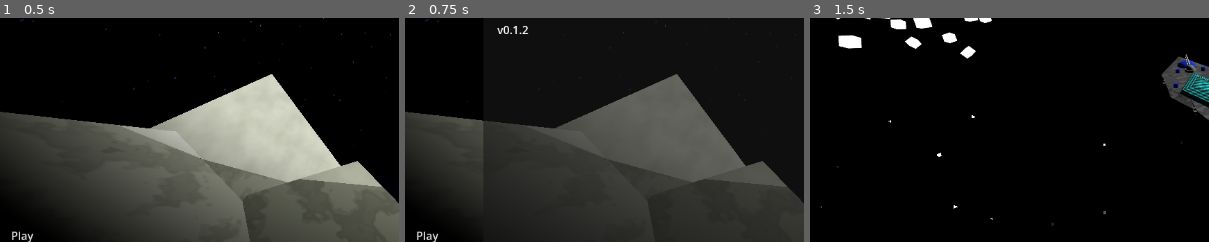
Above: before the commit, frames 1-3 (left to right).
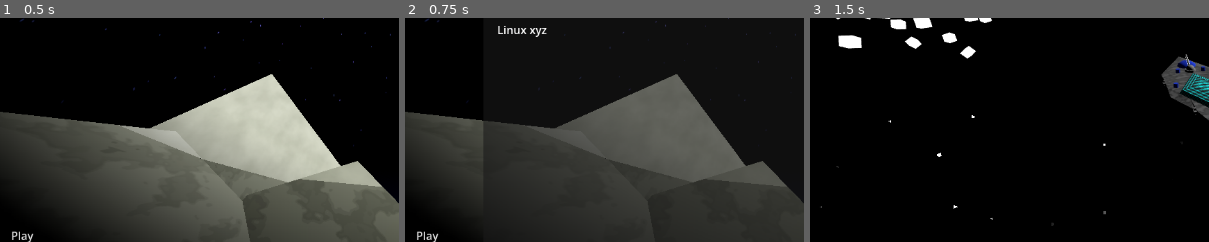
Above: after the commit, the same moments.

Repository: Ortley/black-hole-stars
Game: Godot game, scene res://scene/init.tscn
Same seed, same stepped clock (60 frames per second), same inputs: the game is played once before the commit and once after it. The engine's default icon, where the game draws it, is replaced by a stand-in: a white triangle on a blue panel in a dark square.
Inputs:
- Up to frame 1 (0.5 s): no input
- Up to frame 2 (0.75 s): click "Credits" at 0.5 s
- Up to frame 3 (1.5 s): click "Play" at 1.25 s
The pictures show only the part of the screen within x 1-51%, y 35-84%; the shares and areas given below are measured in that part.

Frame 1 is identical in both runs. In frame 2, 0.3% of the frame differs, in the area x 23-36%, y 3-9%; in frame 3, nothing differs.

Commit message:
put real project version onto credits

Diff:
--- a/project.godot
+++ b/project.godot
@@ -11,6 +11,7 @@
 [application]
 
 config/name="black-hole-stars"
+config/version="xyz"
 run/main_scene="uid://p8hovdfr7dsj"
 config/features=PackedStringArray("4.6", "Forward Plus")
 config/icon="res://icon.svg"
--- a/scene/init.tscn
+++ b/scene/init.tscn
@@ -323,16 +323,6 @@
 fill_from = Vector2(1, 0)
 fill_to = Vector2(0, 1)
 
-[sub_resource type="GDScript" id="GDScript_42rhp"]
-resource_name = "open link"
-script/source = "extends RichTextLabel
-
-@export var link := \"https://github.com/Ortley/black-hole-stars\"
-
-func _on_meta_clicked(_meta: Variant) -> void:
-	OS.shell_open(link)
-"
-
 [sub_resource type="Animation" id="Animation_iglqp"]
 length = 0.033333335
 tracks/0/type = "value"
@@ -756,8 +746,7 @@
 
 [color=#37f][url=\"https://github.com/Ortley/black-hole-stars\"]https://github.com/Ortley/black-hole-stars[/url][/color]
 
-v0.1.2"
-script = SubResource("GDScript_42rhp")
+%s %s"
 
 [node name="Quit" type="PanelContainer" parent="UI/Screen" unique_id=767071909]
 visible = false
@@ -859,4 +848,4 @@
 script = ExtResource("2_iglqp")
 play_scene = "uid://bqgm1h2l0q1se"
 
-[connection signal="meta_clicked" from="UI/Screen/MarginContainer/Control/HBoxContainer/Credits/MarginContainer/RichTextLabel" to="UI/Screen/MarginContainer/Control/HBoxContainer/Credits/MarginContainer/RichTextLabel" method="_on_meta_clicked"]
+[connection signal="meta_clicked" from="UI/Screen/MarginContainer/Control/HBoxContainer/Credits/MarginContainer/RichTextLabel" to="InitManager" method="_on_rich_text_label_meta_clicked"]
--- a/script/manager/init.gd
+++ b/script/manager/init.gd
@@ -15,6 +15,8 @@
 @onready var fade_to_black: AnimationPlayer = $"../FadeToBlack"
 @onready var status: Label = $"../Loading/MarginContainer/Anchor/Status"
 
+@onready var credits: RichTextLabel = $"../UI/Screen/MarginContainer/Control/HBoxContainer/Credits/MarginContainer/RichTextLabel"
+
 var is_loading := false
 var loading_start: int
 
@@ -24,6 +26,7 @@
 		# quit is useless in web
 		quit_button.visible = false
 
+	credits.text = credits.text % [ OS.get_name(), ProjectSettings.get_setting("application/config/version") ]
 
 	play_button.button_up.connect(func ():
 		ResourceLoader.load_threaded_request(play_scene)
@@ -74,3 +77,7 @@
 func hide_all() -> void:
 	credits_cont.visible = false
 	quit_cont.visible = false
+
+@export var link := "https://github.com/Ortley/black-hole-stars"
+func _on_rich_text_label_meta_clicked(meta: Variant) -> void:
+	OS.shell_open(link)
